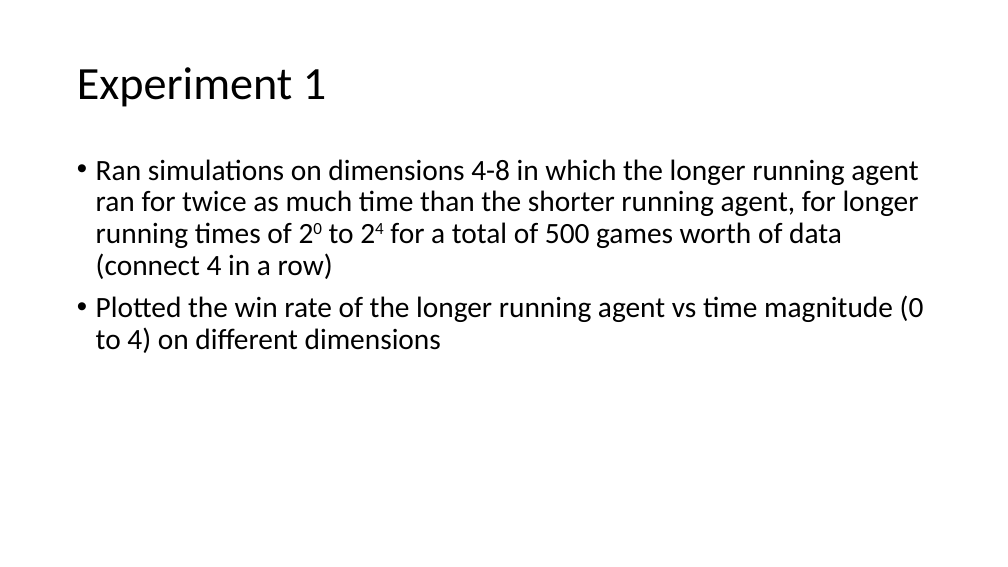
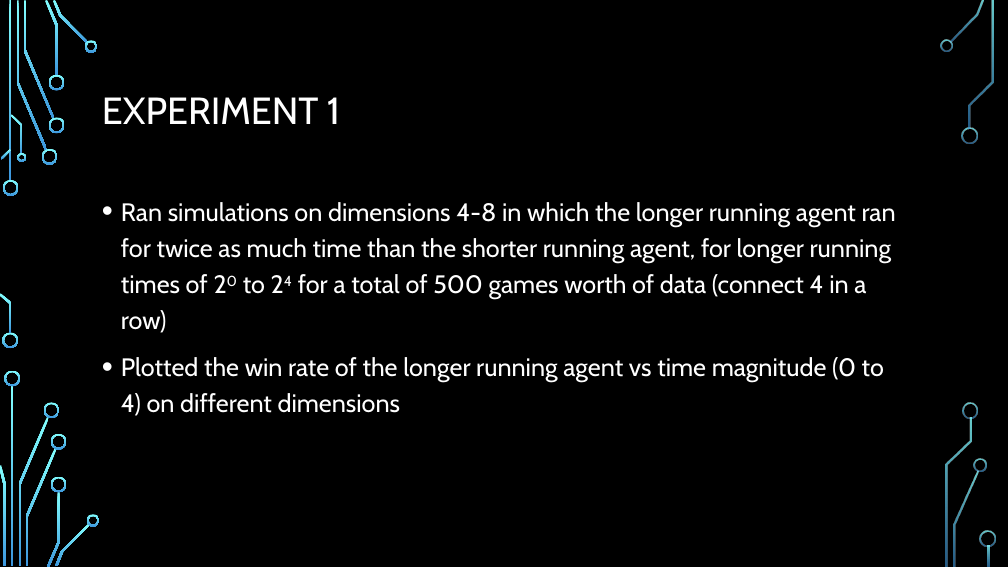
Before and after one commit to Ha5hBr0wn/CS4701, a slide deck: slide 10 of FinalPresentation.pptx. Drawn at 1008x567 pixels with LibreOffice and Linux fonts; fonts in the diff are those of the drawing; background and template pictures are left out. Boxes give left, top, right and bottom in pixels: in the first picture for what was removed or moved away, otherwise in the second. Text is boxed around its words. In the diff, an @@ line names an element or a change of style, - is before the commit and + after.

```diff
--- a/FinalPresentation.pptx
+++ b/FinalPresentation.pptx
@@ background #FFFFFF to picture (left out) @@
@@ title at <box>102,97,340,124</box>: text changed; size 44 to 36 pt; font Calibri to Cabin; text colour #000000 to #FFFFFF @@
-Experiment 1
+EXPERIMENT 1
@@ text "Ran simulations on dimensions 4-8 ...": place and size @@
-text "Ran simulations on dimensions 4-8 ..." at <box>96,159,924,353</box>
+text "Ran simulations on dimensions 4-8 ..." at <box>121,202,896,416</box>
@@ text "Ran simulations on dimensions 4-8 ..." at <box>121,202,896,416</box>: size 28 to 24 pt, font Calibri to Cabin, text colour #000000 to #FFFFFF; line spacing 0.9 to 1.2 @@
@@ group added at <box>0,0,996,567</box>: 33 freeform shapes, 3 rectangles @@
```
Also in this commit, not shown: 18 other slides changed.
